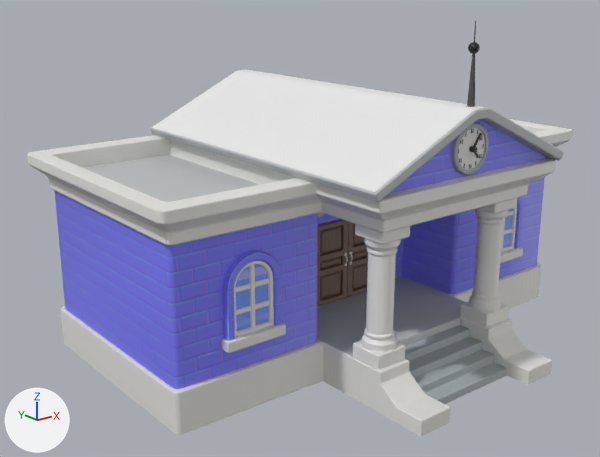
What one commit did to the FBX model Assets/_Meshes/Environment/Buildings/CommunityCentre.fbx.
Camera for both pictures: a 50 mm camera at (-16.78, -16.19, 11.24) aimed at (-1.5, 2.91, 3.6). The lights are fixed; the arrows at lower left show +X, +Y and +Z. Where no turn or scale is listed for an object, it has been applied to the vertices.

The first picture shows 'Clock', 'CommunityCentreBuilding', 'CommunityCentreDoor'.
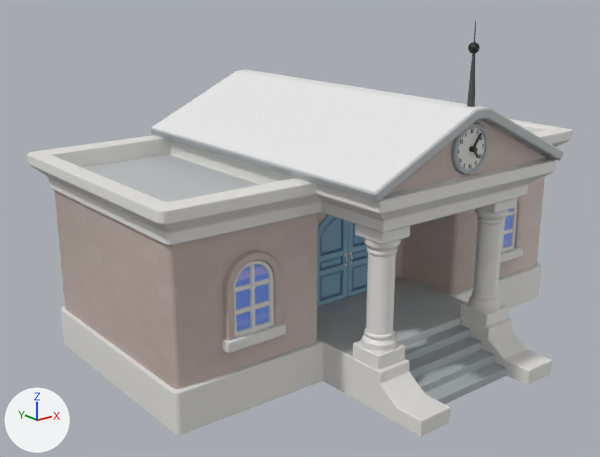
Where the change shows, as pixel boxes [x1, y1, x2, y2] in the pictures (600 x 457 px; the box of a moved part takes in the faces that stretch with it):
'CommunityCentreBuilding', surface changed (blue to grey): [52, 117, 548, 393] in both
'CommunityCentreDoor', reshaped: before [317, 219, 368, 307]; after [317, 215, 368, 307]
part 1 of me_cube_346, moved or reshaped: before [317, 219, 368, 307]; after [317, 215, 368, 307]
part 2 of me_cube_346, surface changed (brown to blue): [321, 251, 368, 298] in both

What changed in the scene script:
```text
Add img_bricks_grey_basecolor_jpg:
    img_bricks_grey_basecolor_jpg = load_image('Bricks_Grey_basecolor.jpg', '../../../_Textures/Bricks_Grey_basecolor.jpg', 512, 512, 'sRGB')
Change mat_bricks:
    mat_bricks.texture: img_bricks_normal_tga -> img_bricks_grey_basecolor_jpg
Change me_cube_346:
    used by ob_communitycentredoor; location = (0.0, 2.48, 2.85)
    remove me_cube_346.from_pydata(...)  # 452 vertices, 454 faces; spans x -1.36..1.36, y -0.21..0.2, z -1.74..0.91
    add me_cube_346.from_pydata(...)  # 472 vertices, 476 faces; spans x -1.36..1.36, y -0.21..0.2, z -1.74..1.36
    me_cube_346 part 1: 130 vertices moved from x -1.36..1.36, y -0.13..0.2, z -1.58..0.91 to x -1.36..1.36, y -0.13..0.2, z -1.58..1.36; 92 vertices removed from x -1.33..1.33, y -0.13..-0.03, z -1.71..0.85; 112 vertices added at x -1.32..1.32, y -0.13..0.2, z -1.71..1.34
    me_cube_346 part 2: 176 kept faces spanning x -1.36..1.36, y -0.13..0.2, z -1.74..1.36 get new texture (UV) coordinates
```
